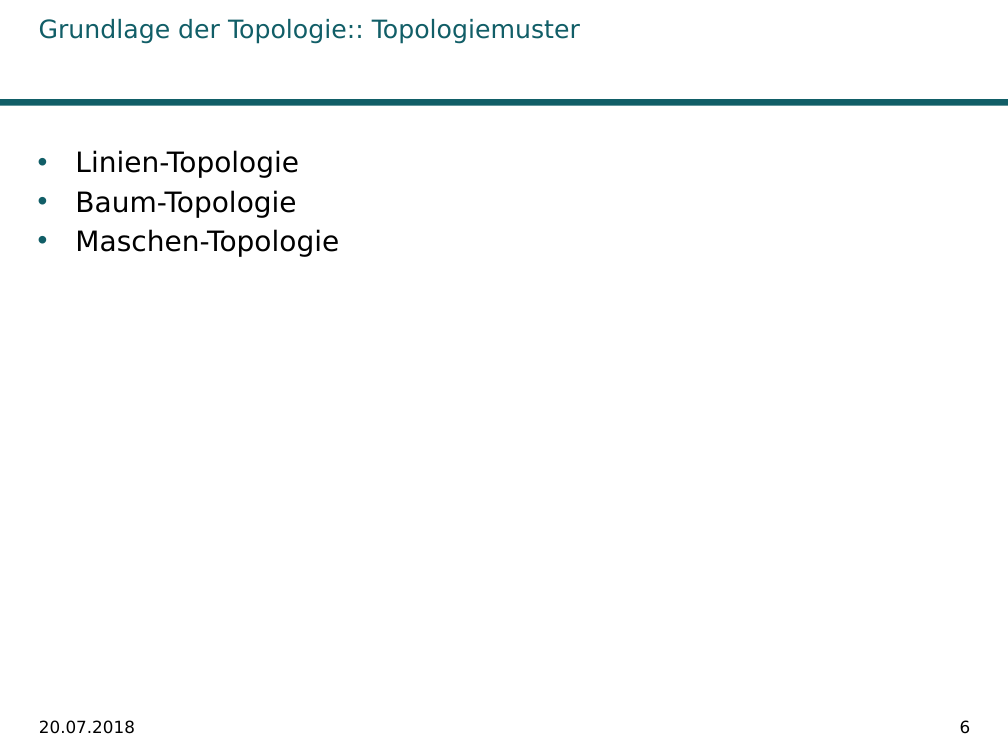
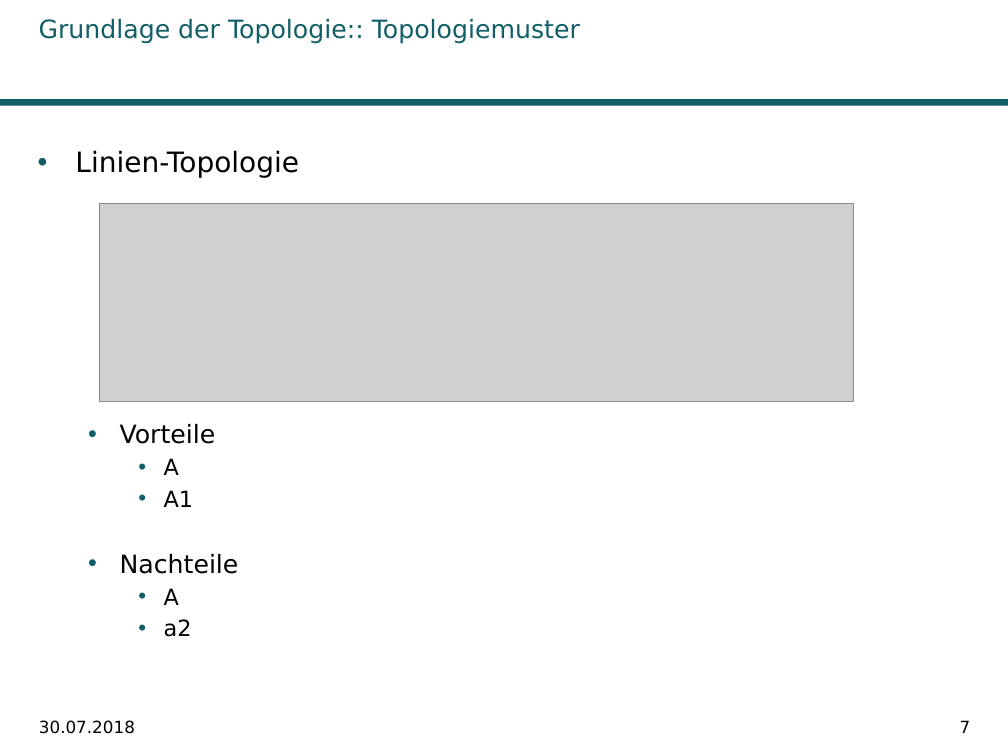
Before and after one commit to Ghislain1/zoe-fb-app, a slide deck: slide 7 of __Master-Abschlussarbeit.pptx (slide 6 before the commit). Drawn at 1008x756 pixels with LibreOffice and Linux fonts; fonts in the diff are those of the drawing; grey boxes stand for pictures; background and template pictures are left out. Boxes give left, top, right and bottom in pixels: in the first picture for what was removed or moved away, otherwise in the second. Text is boxed around its words. In the diff, an @@ line names an element or a change of style, - is before the commit and + after.

```diff
--- a/__Master-Abschlussarbeit.pptx
+++ b/__Master-Abschlussarbeit.pptx
@@ picture added at [99, 204, 853, 402] @@
@@ text at [120, 424, 239, 637]: text changed; size 20 to 18 pt @@
-• Baum-Topologie
-• Maschen-Topologie
+  • Vorteile
+    • A
+    • A1
+  • Nachteile
+    • A
+    • a2
@@ text at [39, 720, 135, 734]: text changed @@
-20.07.2018
+30.07.2018
@@ page number at [960, 720, 971, 733]: text changed @@
-6
+7
```
Also in this commit, not shown: 14 other slides changed, 6 slides added, 3 other files.
